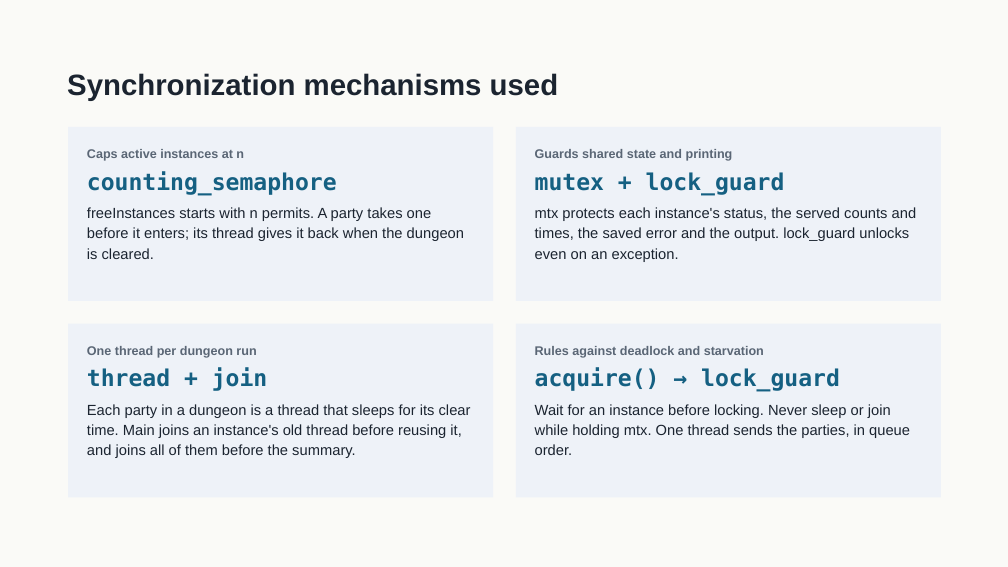
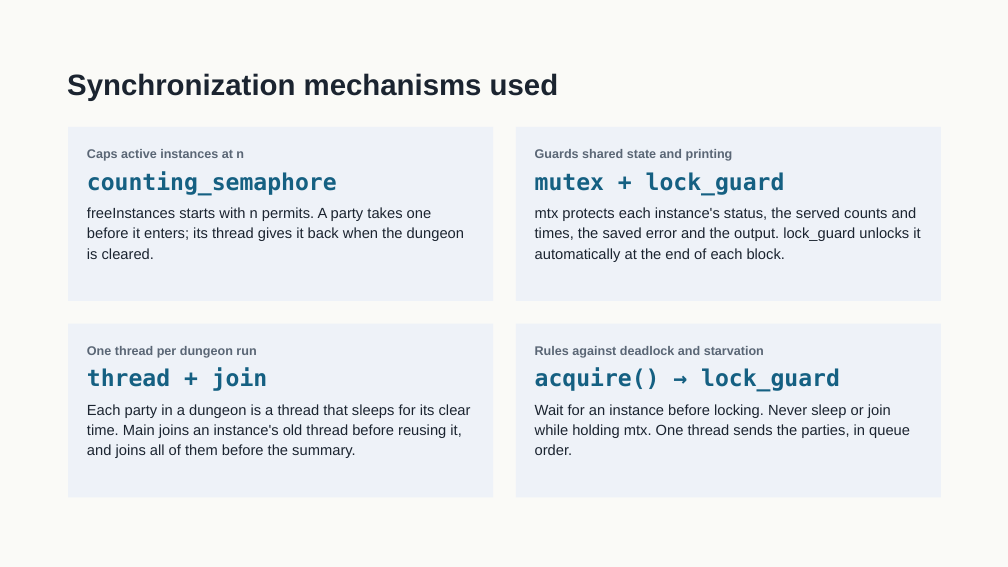
Before and after one commit to ClarenceAng/STDISCM, a slide deck: slide 5 of GroupSynchronization/Group Synchronization Analysis.pptx (slide 6 before the commit). Drawn at 1008x567 pixels with LibreOffice and Linux fonts; fonts in the diff are those of the drawing. Boxes give left, top, right and bottom in pixels: in the first picture for what was removed or moved away, otherwise in the second. Text is boxed around its words. In the diff, an @@ line names an element or a change of style, - is before the commit and + after.

```diff
--- a/GroupSynchronization/Group Synchronization Analysis.pptx
+++ b/GroupSynchronization/Group Synchronization Analysis.pptx
@@ text at bbox=[535, 207, 920, 262]: text changed @@
-mtx protects each instance's status, the served counts and times, the saved error and the output. lock_guard unlocks even on an exception.
+mtx protects each instance's status, the served counts and times, the saved error and the output. lock_guard unlocks it automatically at the end of each block.
```
Also in this commit, not shown: 4 other slides changed, 1 slide removed.
